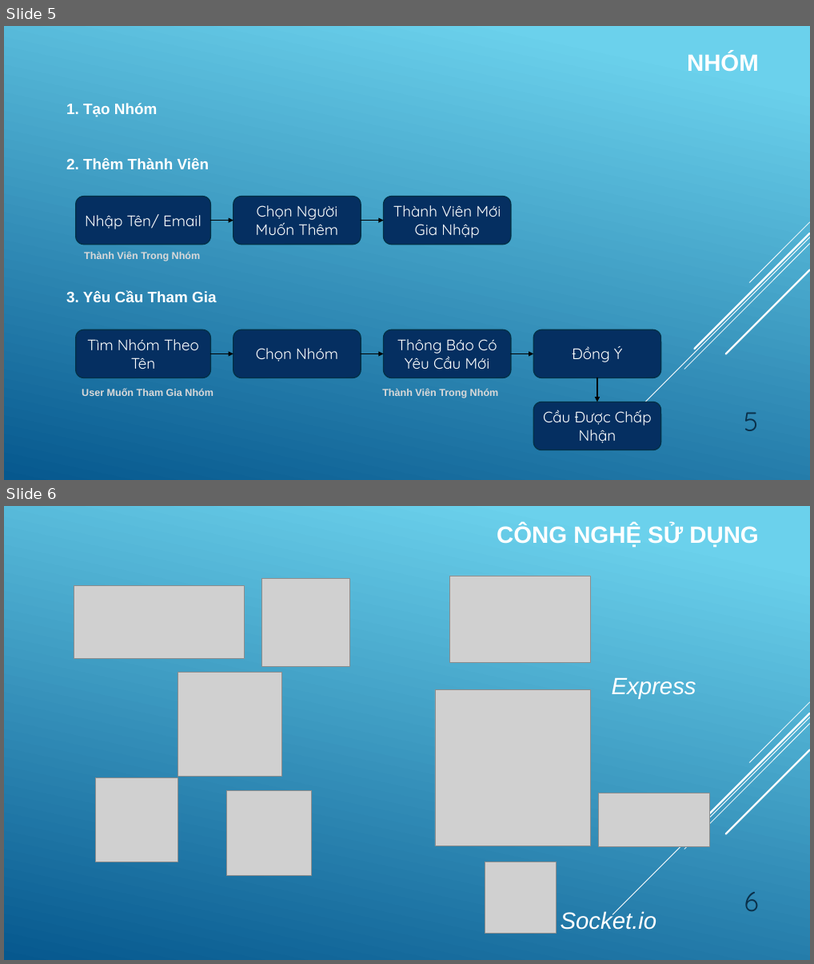
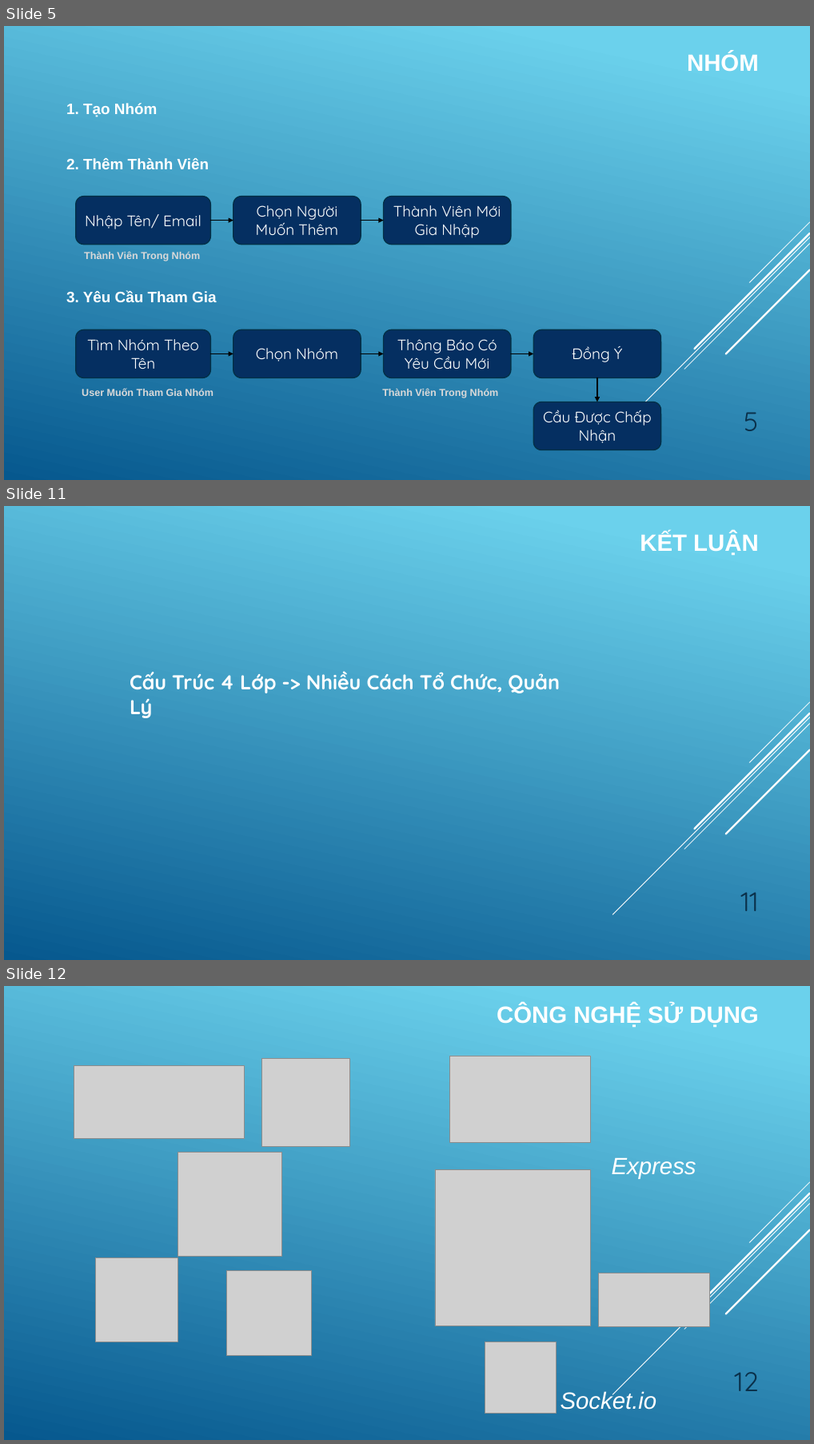
Before and after one commit to quangdat99/btl, a slide deck: Slide.pptx. Shown one above the other, each under a label of ours: slides 5 and 6 before the commit, slides 5, 11 and 12 after it; the slides between them are not shown. The pictures are 814x964 and 814x1444 pixels, drawn with LibreOffice and Linux fonts; fonts in the diff are those of the drawing; grey boxes stand for pictures. Boxes give left, top, right and bottom in pixels: in the first picture for what was removed or moved away, otherwise in the second. Text is boxed around its words. In the diff, an @@ line names an element or a change of style, - is before the commit and + after.

```diff
--- a/Slide.pptx
+++ b/Slide.pptx
@@ slide 11 added at box(4, 506, 810, 960), background gradient #6ED2EB to #06588E; not listed: 5 template elements that a slide beside it also shows @@
@@ text added at box(640, 532, 759, 555), 28 pt, text #FFFFFF, bold @@
+KẾT LUẬN
@@ text added at box(130, 671, 560, 693), 24 pt, text #FFFFFF, bold @@
+Cấu Trúc 4 Lớp -> Nhiều Cách Tổ Chức, Quản Lý
@@ page number added at box(741, 892, 758, 911), 32 pt, text #0A304A @@
+11
@@ what was slide 6 is now slide 12 @@
@@ page number at box(734, 1372, 758, 1391): text changed @@
-6
+12
```
Also in this commit, not shown: 4 slides changed, 4 other slides added, 5 slides removed.
